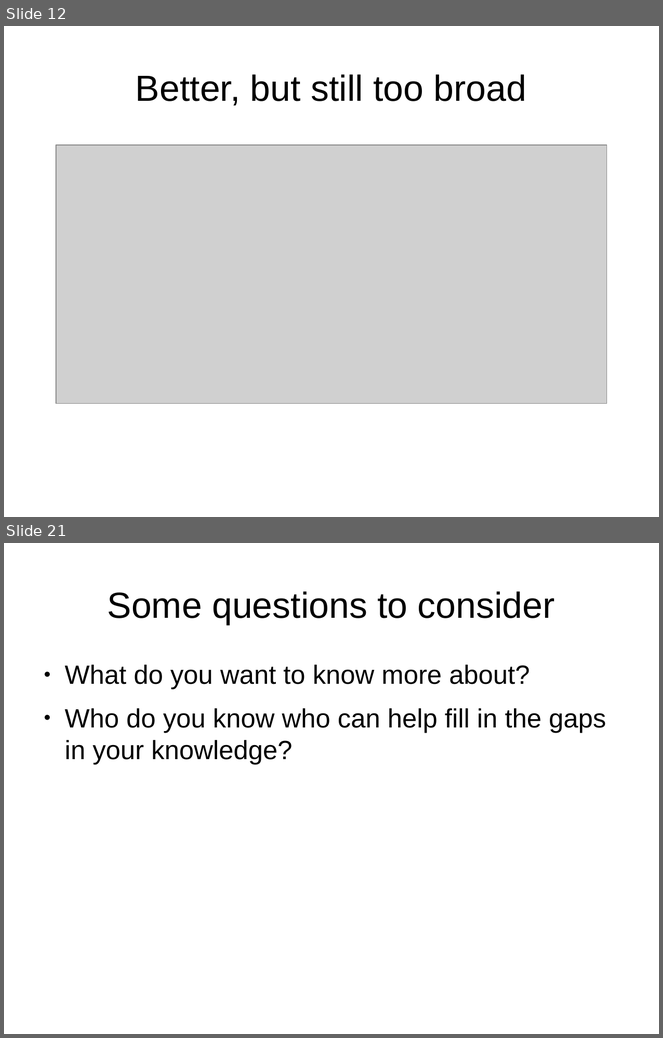
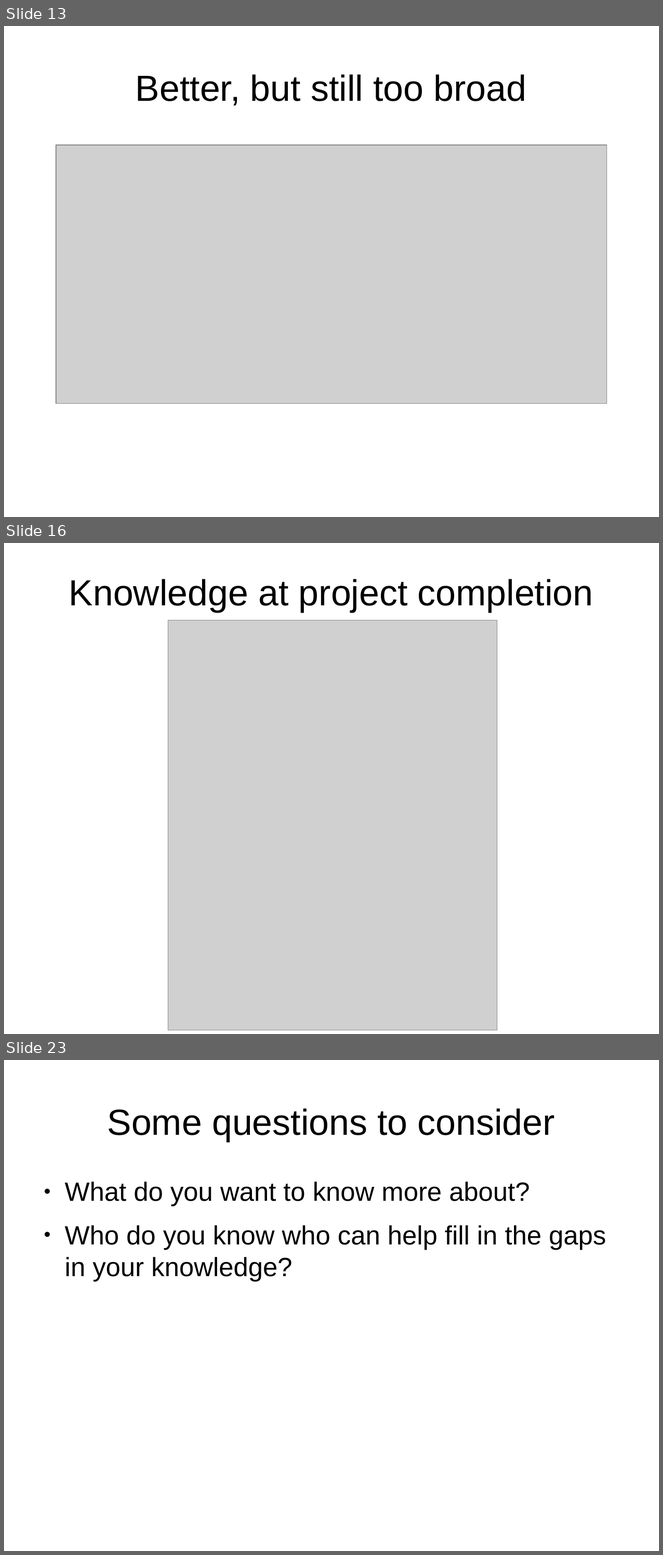
Before and after one commit to shuttle1987/CompCon2016, a slide deck: Slides.odp. Shown one above the other, each under a label of ours: slides 12 and 21 before the commit, slides 13, 16 and 23 after it; the slides between them are not shown. The pictures are 663x1038 and 663x1555 pixels, drawn with LibreOffice and Linux fonts; fonts in the diff are those of the drawing; grey boxes stand for pictures. Boxes give left, top, right and bottom in pixels: in the first picture for what was removed or moved away, otherwise in the second. Text is boxed around its words. In the diff, an @@ line names an element or a change of style, - is before the commit and + after.

```diff
--- a/Slides.odp
+++ b/Slides.odp
@@ slide 16 added at box(4, 543, 659, 1034), background #FFFFFF @@
@@ title added at box(69, 579, 594, 612), 44 pt, text #000000 @@
+Knowledge at project completion
@@ picture added at box(168, 620, 497, 1031) @@
@@ what was slide 12 is now slide 13 @@
@@ what was slide 21 is now slide 23 @@
```
Also in this commit, not shown: 11 slides changed, 4 other slides added, 3 slides removed.
